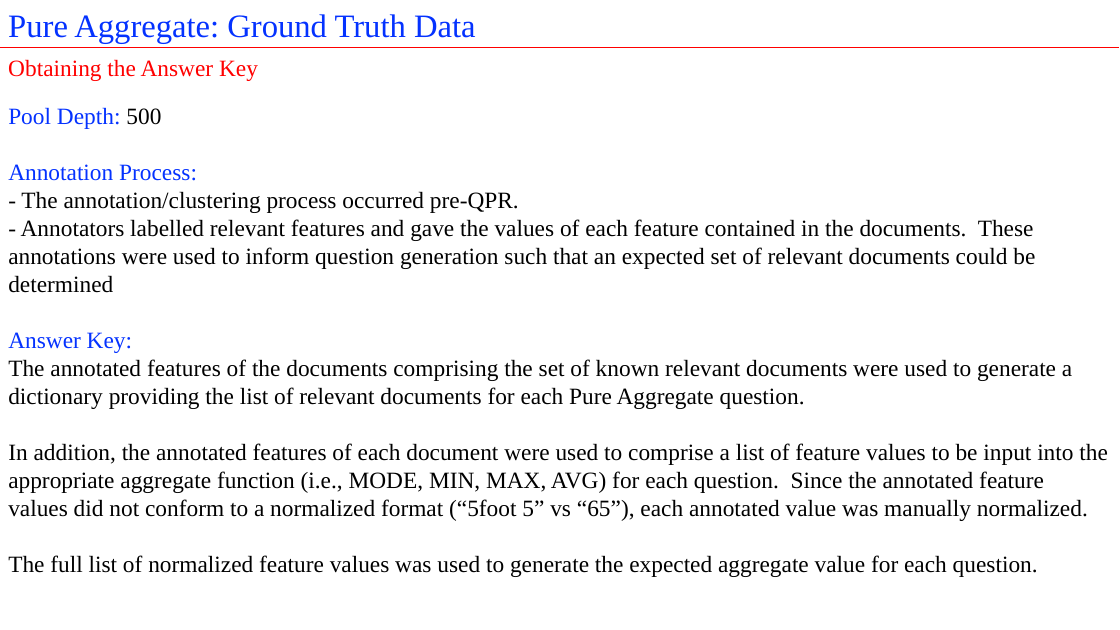
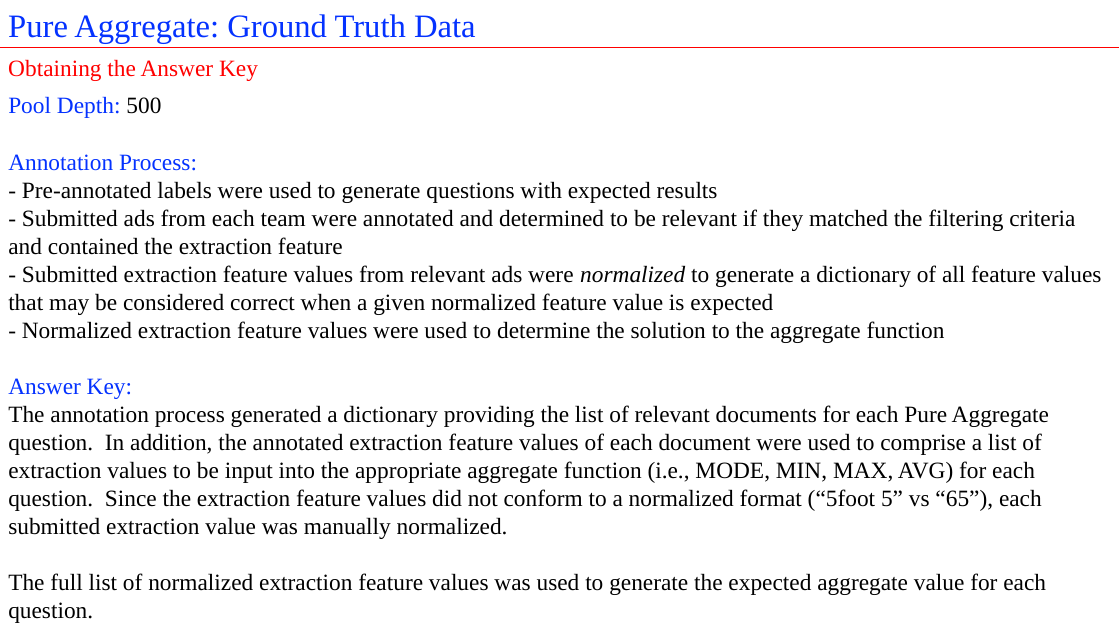
Before and after one commit to istresearch/qpr-fall-2016-eval, a slide deck: slide 38 of evaluation/Fall_2016_QPR_Post_Hoc.pptx (slide 32 before the commit). Drawn at 1120x630 pixels with LibreOffice and Linux fonts; fonts in the diff are those of the drawing. Boxes give left, top, right and bottom in pixels: in the first picture for what was removed or moved away, otherwise in the second. Text is boxed around its words. In the diff, an @@ line names an element or a change of style, - is before the commit and + after.

Commit message:
Updated presentation

```diff
--- a/evaluation/Fall_2016_QPR_Post_Hoc.pptx
+++ b/evaluation/Fall_2016_QPR_Post_Hoc.pptx
@@ text "Pool Depth: 500": place and size @@
-text "Pool Depth: 500" at (8,107,1107,577)
+text "Pool Depth: 500" at (8,96,1102,623)
@@ text at (8,181,1102,343): text changed @@
-- The annotation/clustering process occurred pre-QPR.
-- Annotators labelled relevant features and gave the values of each feature contained in the documents. These annotations were used to inform question generation such that an expected set of relevant documents could be determined
+- Pre-annotated labels were used to generate questions with expected results
+- Submitted ads from each team were annotated and determined to be relevant if they matched the filtering criteria and contained the extraction feature
+- Submitted extraction feature values from relevant ads were normalized to generate a dictionary of all feature values that may be considered correct when a given normalized feature value is expected
+- Normalized extraction feature values were used to determine the solution to the aggregate function
@@ text at (8,405,1049,623): text changed @@
-The annotated features of the documents comprising the set of known relevant documents were used to generate a dictionary providing the list of relevant documents for each Pure Aggregate question.
-In addition, the annotated features of each document were used to comprise a list of feature values to be input into the appropriate aggregate function (i.e., MODE, MIN, MAX, AVG) for each question. Since the annotated feature values did not conform to a normalized format (“5foot 5” vs “65”), each annotated value was manually normalized.
-The full list of normalized feature values was used to generate the expected aggregate value for each question.
+The annotation process generated a dictionary providing the list of relevant documents for each Pure Aggregate question. In addition, the annotated extraction feature values of each document were used to comprise a list of extraction values to be input into the appropriate aggregate function (i.e., MODE, MIN, MAX, AVG) for each question. Since the extraction feature values did not conform to a normalized format (“5foot 5” vs “65”), each submitted extraction value was manually normalized.
+The full list of normalized extraction feature values was used to generate the expected aggregate value for each question.
```
Also in this commit, not shown: 29 other slides changed, 9 slides added, 2 other files.
